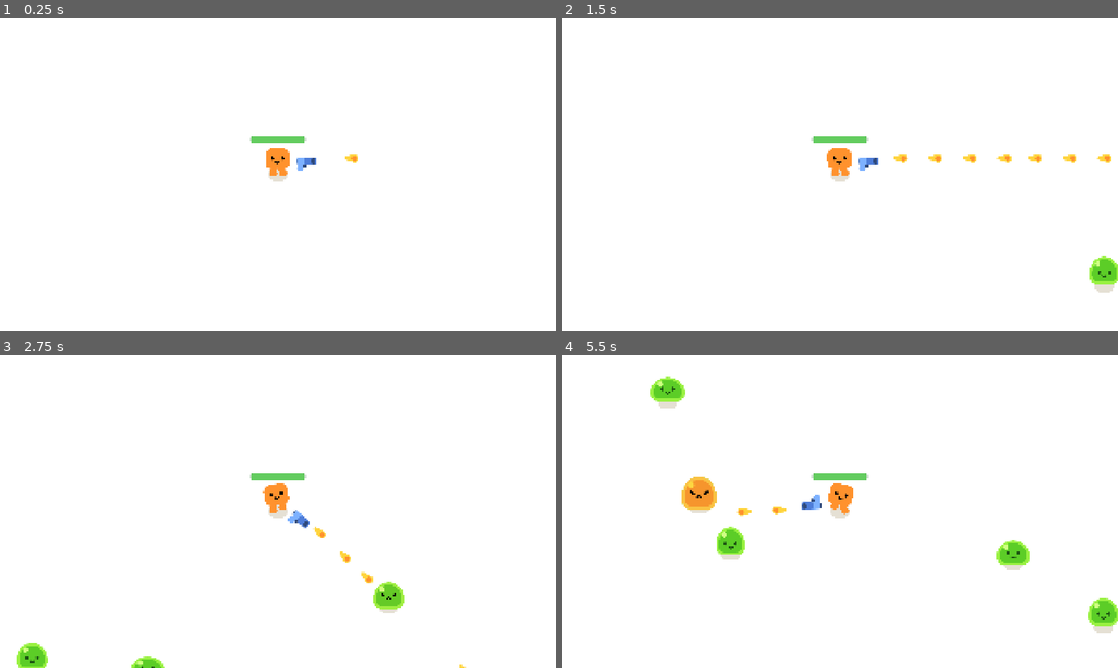
Above: before the commit, frames 1-4 (two rows, left to right).
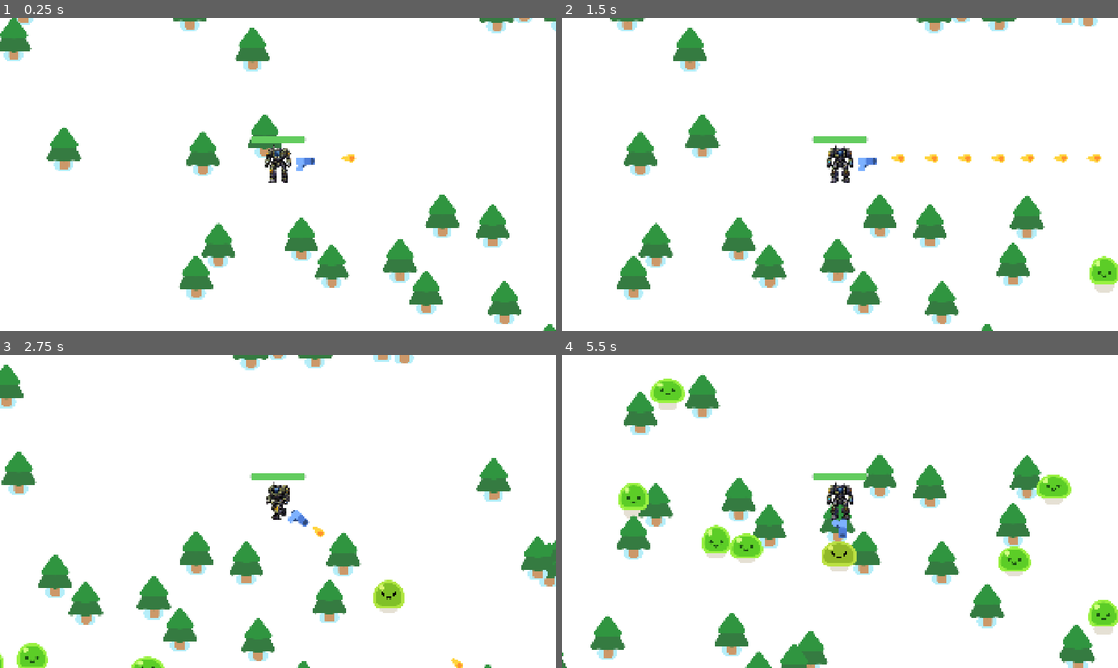
Above: after the commit, the same moments.

Repository: joeypshell/your-first-game-with-godot-4
Game: Godot game, scene res://survivors_game.tscn
Same seed, same stepped clock (60 frames per second), same inputs: the game is played once before the commit and once after it.
Inputs (mouse positions are in pixels of both pictures, inside the frame that each line leads up to):
- Up to frame 1 (0.25 s): no input
- Up to frame 2 (1.5 s): move the mouse to (962, 158) at 0.52 s; hold D (move_right) 0.53-1.25 s; click (962, 158) at 0.67 s; drag from (728, 190) to (840, 165) at 1.27 s
- Up to frame 3 (2.75 s): move the mouse to (333, 442) at 2.02 s; hold D (move_right) from 2.03 s (still down)
- Up to frame 4 (5.5 s): release D (move_right) at 2.75 s; drag from (812, 574) to (673, 464) at 2.77 s; move the mouse to (1006, 558) at 3.52 s; hold A (move_left) 3.53-4.25 s; drag from (673, 464) to (784, 602) at 4.27 s; move the mouse to (867, 511) at 5.02 s; hold S (move_down) from 5.03 s (still down); click (867, 511) at 5.17 s

The runs differ from the first frame. In frame 1, 8.5% of the frame differs, in the area x 0-100%, y 0-100%; in frame 2, 9.3%; in frame 3, 8.7%; in frame 4, 14%, in the area x 0-100%, y 6-100%.

Commit message:
changed character to mech

Diff:
--- /dev/null
+++ b/characters/mecha/mecha.gd
@@ -0,0 +1,18 @@
+extends Node2D
+
+@onready var animated_sprite: AnimatedSprite2D = $AnimatedSprite2D
+
+
+func play_idle_animation() -> void:
+	_play_animation(&"idle")
+
+
+func play_walk_animation() -> void:
+	_play_animation(&"walk")
+
+
+func _play_animation(animation_name: StringName) -> void:
+	if animated_sprite.animation != animation_name:
+		animated_sprite.play(animation_name)
+	elif not animated_sprite.is_playing():
+		animated_sprite.play()
--- /dev/null
+++ b/characters/mecha/mecha.tscn
@@ -0,0 +1,68 @@
+[gd_scene load_steps=11 format=3]
+
+[ext_resource type="Script" path="res://characters/mecha/mecha.gd" id="1_script"]
+[ext_resource type="Texture2D" uid="uid://bnru1eoqialcq" path="res://characters/mecha/frames/mecha_idle_01.png" id="2_idle01"]
+[ext_resource type="Texture2D" uid="uid://1o4dpr8obl5e" path="res://characters/mecha/frames/mecha_idle_02.png" id="3_idle02"]
+[ext_resource type="Texture2D" uid="uid://bfno2lbbqxm1j" path="res://characters/mecha/frames/mecha_walk_01.png" id="4_walk01"]
+[ext_resource type="Texture2D" uid="uid://cg6nr0616hxrq" path="res://characters/mecha/frames/mecha_walk_02.png" id="5_walk02"]
+[ext_resource type="Texture2D" uid="uid://bpjdwtxoklsam" path="res://characters/mecha/frames/mecha_walk_03.png" id="6_walk03"]
+[ext_resource type="Texture2D" uid="uid://bfxr4tgwgo14l" path="res://characters/mecha/frames/mecha_walk_04.png" id="7_walk04"]
+[ext_resource type="Texture2D" uid="uid://dwfdoiiq53ipq" path="res://characters/mecha/frames/mecha_aim_left.png" id="8_aimleft"]
+[ext_resource type="Texture2D" uid="uid://bbcj0s0s23p00" path="res://characters/mecha/frames/mecha_aim_right.png" id="9_aimright"]
+
+[sub_resource type="SpriteFrames" id="SpriteFrames_mecha"]
+animations = [{
+"frames": [{
+"duration": 1.0,
+"texture": ExtResource("2_idle01")
+}, {
+"duration": 1.0,
+"texture": ExtResource("3_idle02")
+}],
+"loop": true,
+"name": &"idle",
+"speed": 4.0
+}, {
+"frames": [{
+"duration": 1.0,
+"texture": ExtResource("4_walk01")
+}, {
+"duration": 1.0,
+"texture": ExtResource("5_walk02")
+}, {
+"duration": 1.0,
+"texture": ExtResource("6_walk03")
+}, {
+"duration": 1.0,
+"texture": ExtResource("7_walk04")
+}],
+"loop": true,
+"name": &"walk",
+"speed": 8.0
+}, {
+"frames": [{
+"duration": 1.0,
+"texture": ExtResource("8_aimleft")
+}],
+"loop": false,
+"name": &"aim_left",
+"speed": 6.0
+}, {
+"frames": [{
+"duration": 1.0,
+"texture": ExtResource("9_aimright")
+}],
+"loop": false,
+"name": &"aim_right",
+"speed": 6.0
+}]
+
+[node name="Mecha" type="Node2D"]
+script = ExtResource("1_script")
+
+[node name="AnimatedSprite2D" type="AnimatedSprite2D" parent="."]
+position = Vector2(0, -36)
+scale = Vector2(0.45, 0.45)
+sprite_frames = SubResource("SpriteFrames_mecha")
+animation = &"idle"
+autoplay = "idle"
--- a/player.tscn
+++ b/player.tscn
@@ -1,6 +1,6 @@
 [gd_scene format=3 uid="uid://c1sx7bic4uhdj"]
 
-[ext_resource type="PackedScene" uid="uid://pbmyh1qru7p" path="res://characters/happy_boo/happy_boo.tscn" id="1_4flbx"]
+[ext_resource type="PackedScene" path="res://characters/mecha/mecha.tscn" id="1_4flbx"]
 [ext_resource type="Script" uid="uid://yh2ao5or56lq" path="res://player.gd" id="2_onrkg"]
 [ext_resource type="PackedScene" uid="uid://du5i8r7jdycua" path="res://gun.tscn" id="3_i3pqv"]
 
@@ -40,7 +40,8 @@
 [node name="Camera2D" type="Camera2D" parent="." unique_id=1737773335]
 
 [node name="Gun" parent="." unique_id=1780892630 instance=ExtResource("3_i3pqv")]
-position = Vector2(-1, -35)
+position = Vector2(0, -35)
+scale = Vector2(0.96000236, 1)
 
 [node name="HurtBox" type="Area2D" parent="." unique_id=1804775252]
 unique_name_in_owner = true
--- a/survivors_game.gd
+++ b/survivors_game.gd
@@ -15,7 +15,11 @@
 	new_mob.global_position = %PathFollow2D.global_position
 	add_child(new_mob)
 
+func _ready():
+	update_tree_chunks()
 
+func _process(delta: float) -> void:
+	update_tree_chunks()
 
 func _on_timer_timeout() -> void:
 	spawn_mob()
Binary file added: characters/mecha/frames/mecha_aim_left.png
Not shown, added: characters/mecha/frames/mecha_aim_left.png.import
Binary file added: characters/mecha/frames/mecha_aim_right.png
Not shown, added: characters/mecha/frames/mecha_aim_right.png.import
Binary file added: characters/mecha/frames/mecha_idle_01.png
Not shown, added: characters/mecha/frames/mecha_idle_01.png.import
Binary file added: characters/mecha/frames/mecha_idle_02.png
Not shown, added: characters/mecha/frames/mecha_idle_02.png.import
Binary file added: characters/mecha/frames/mecha_walk_01.png
Not shown, added: characters/mecha/frames/mecha_walk_01.png.import
Binary file added: characters/mecha/frames/mecha_walk_02.png
Not shown, added: characters/mecha/frames/mecha_walk_02.png.import
(and 11 more such lines)
